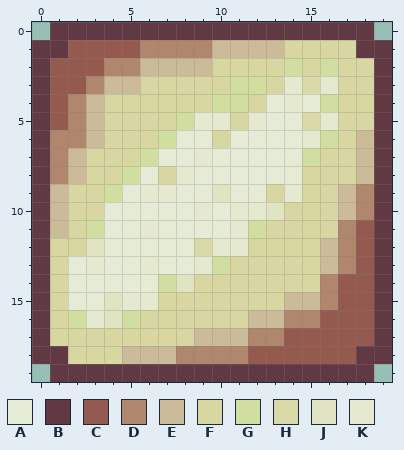
Two states of a pixel-art sprite, AllegroGameCpp/assets/itemframe.png. Above: the version before the commit.
The file is 40x40 pixels, drawn in blocks of 2x2; one block is one cell here. Colours within 5 levels of each other are drawn and written as one.
Palette (. is transparent): A #e6ebd6  B #613943  C #945a50  D #b0866c  E #ccbb98  F #d9d7a1  G #d0dea0  H #dad9a8  J #e1e4c3  K #e5e9cf
Pixels before, first column x 0:
 0 .BBBBBBBBBBBBBBBBBB.
 1 BBCCCCDDDDEEEEFFFFBB
 2 BCCCDDEEEEFFFFGFGFFB
 3 BCCDEEFFFFFGGFKHKFFB
 4 BCDEFFFFFFGGFAKAGFFB
 5 BCDEFFFFGKKFKAAHKFFB
 6 BDDEFFFGAAFAAAAKGFEB
 7 BDEFFFGAAKAAAAAGFFEB
 8 BDEFFGAFKAAAAAAFFFEB
 9 BEFFGAKKAAJAAFKFFEDB
10 BEFFAAAAAKAKKJFFFEDB
11 BEFGAAKAAAAKGFFFFDCB
12 BFFJAAAAAHKKFFFFEDCB
13 BFAKAAKAAKGFFFFFEDCB
14 BFAAAAAGJFFFFFFFDCCB
15 BFAAJKKFFFFFFFEEDCCB
16 BFGKJGFFFFFFEEDDCCCB
17 BFFFFFFFFEEEDDCCCCCB
18 BBFFFEEEDDDDCCCCCCBB
19 .BBBBBBBBBBBBBBBBBB.
New version:
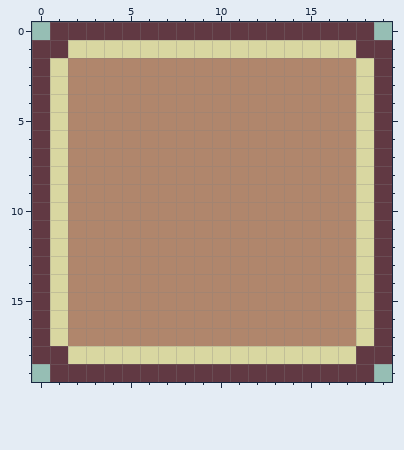
Change:
Changed rows in their new state; - is an unchanged pixel.
first column x 1:
 1 -FFFFFFFFFFFF-----
 2 FDD--DDDDDDDDDDDD-
 3 FD-DDDDDDDDDDDDDD-
 4 F-DDDDDDDDDDDDDDD-
 5 F-DDDDDDDDDDDDDDD-
 6 F-DDDDDDDDDDDDDDDF
 7 FDDDDDDDDDDDDDDDDF
 8 FDDDDDDDDDDDDDDDDF
 9 FDDDDDDDDDDDDDDDDF
10 FDDDDDDDDDDDDDDDDF
11 FDDDDDDDDDDDDDDD-F
12 -DDDDDDDDDDDDDDD-F
13 -DDDDDDDDDDDDDDD-F
14 -DDDDDDDDDDDDDD-DF
15 -DDDDDDDDDDDDDD-DF
16 -DDDDDDDDDDDD--DDF
17 -DDDDDDDDDD--DDDDF
18 ----FFFFFFFFFFFFF-
Where, in picture pixels (left, top, right, bottom), the same in both pictures:
changed: (50, 40, 374, 364)
